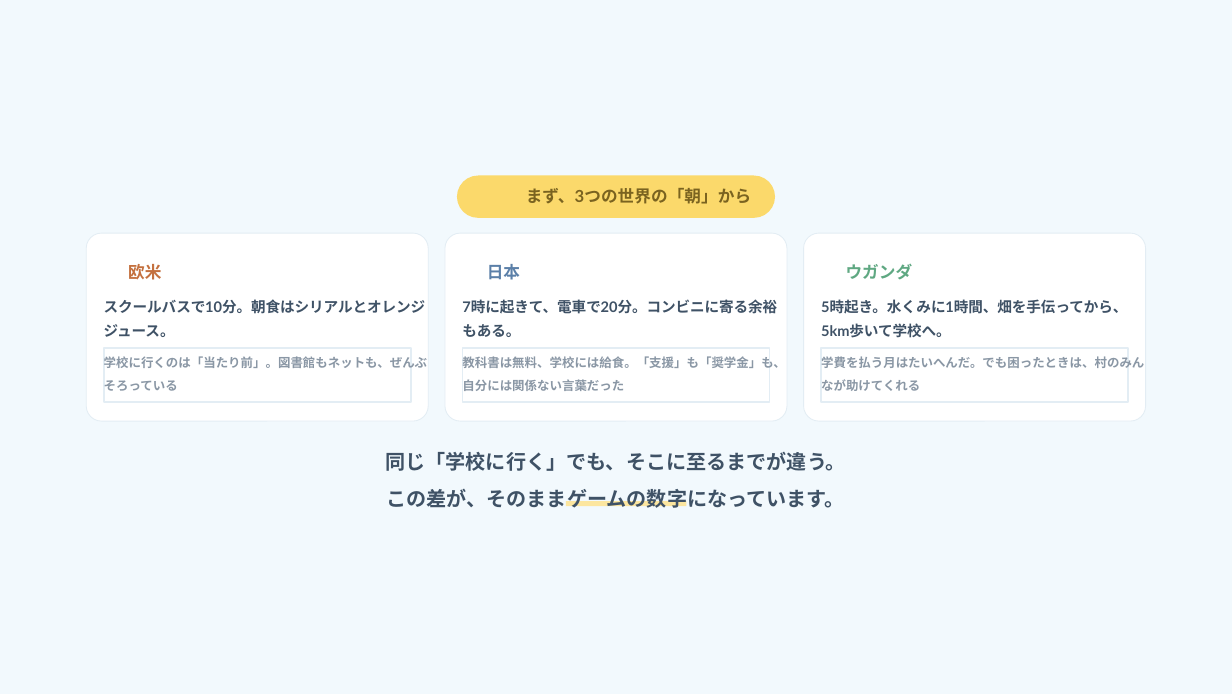
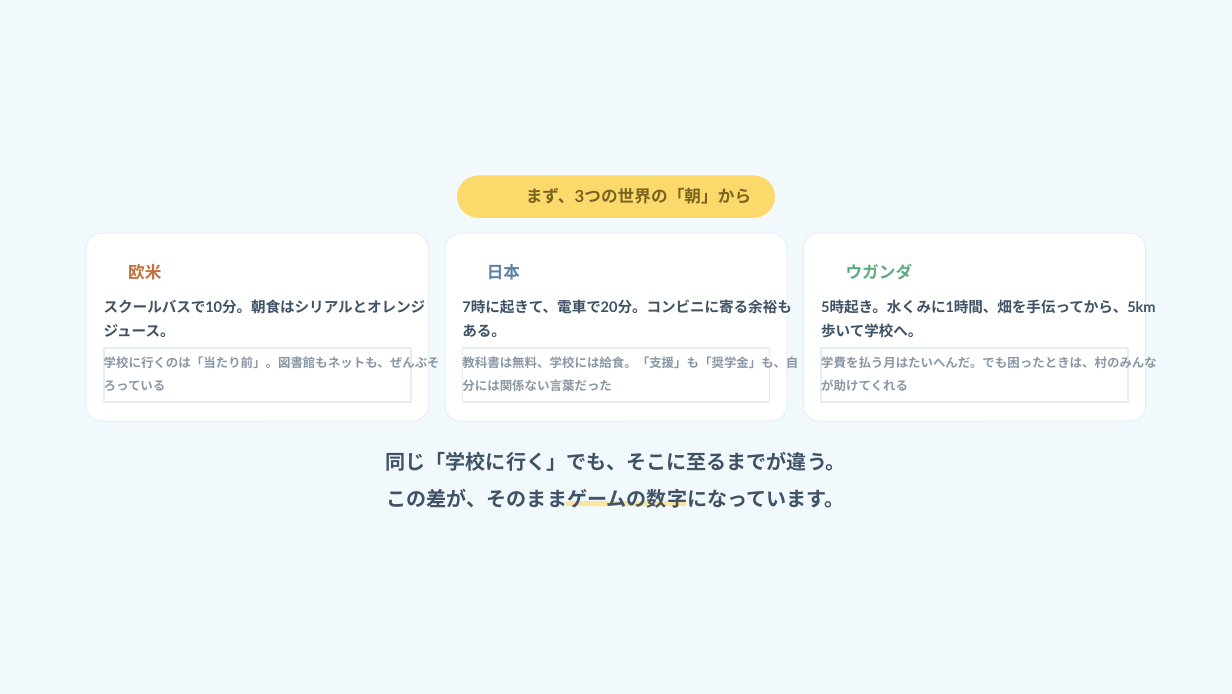
Before and after one commit to arico1101/door-world-short-online, a slide deck: slide 3 of slides.pptx. Drawn at 1232x694 pixels with LibreOffice and Linux fonts; fonts in the diff are those of the drawing; background and template pictures are left out. Boxes give left, top, right and bottom in pixels: in the first picture for what was removed or moved away, otherwise in the second. Text is boxed around its words. In the diff, an @@ line names an element or a change of style, - is before the commit and + after.

```diff
--- a/slides.pptx
+++ b/slides.pptx
@@ text "7時に起きて、電車で20分。コンビニに寄る余裕もある。" rewrapped from (462,299,777,337) to (462,299,791,337) @@
@@ text "5時起き。水くみに1時間、畑を手伝ってから、5km歩いて学校へ。" rewrapped from (821,299,1127,338) to (821,299,1156,338) @@
@@ text "学校に行くのは「当たり前」。図書館もネットも、ぜんぶそろっている" rewrapped from (104,356,428,391) to (104,356,440,391) @@
@@ text "教科書は無料、学校には給食。「支援」も「奨学金」も、自分には関係ない言葉だった" rewrapped from (462,356,786,391) to (462,356,798,391) @@
@@ text "学費を払う月はたいへんだ。でも困ったときは、村のみんなが助けてくれる" rewrapped from (821,356,1144,391) to (821,356,1157,391) @@
```
Also in this commit, not shown: 26 other slides changed.
